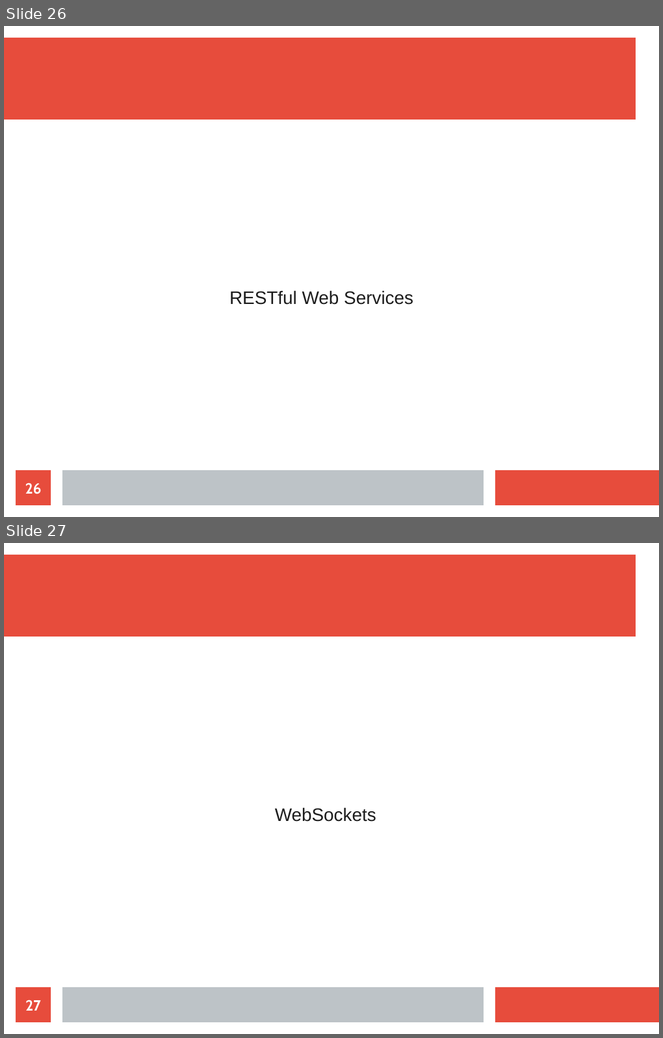
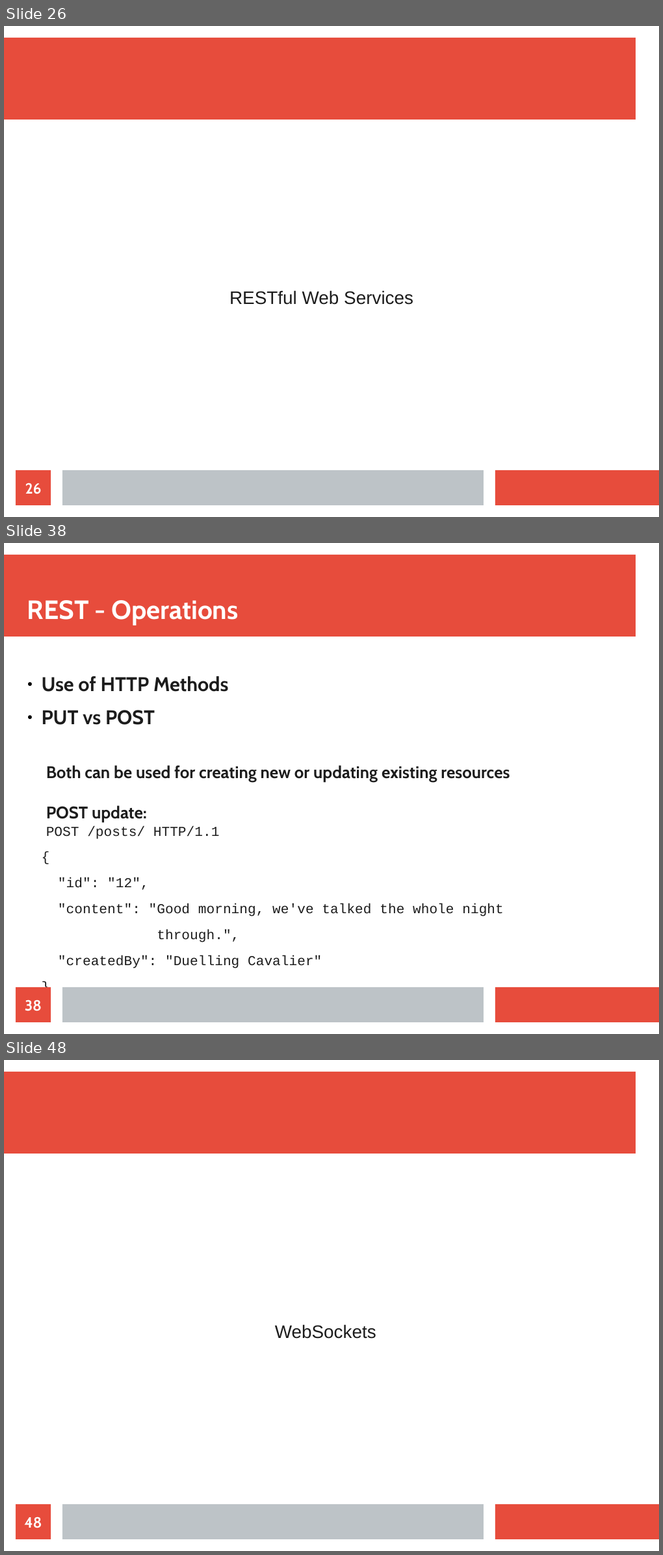
Before and after one commit to maxotta/pia-labs, a slide deck: lectures/ws_wsockets/ws_wsockets.odp. Shown one above the other, each under a label of ours: slides 26 and 27 before the commit, slides 26, 38 and 48 after it; the slides between them are not shown. The pictures are 663x1038 and 663x1555 pixels, drawn with LibreOffice and Linux fonts; fonts in the diff are those of the drawing. Boxes give left, top, right and bottom in pixels: in the first picture for what was removed or moved away, otherwise in the second. Text is boxed around its words. In the diff, an @@ line names an element or a change of style, - is before the commit and + after.

```diff
--- a/lectures/ws_wsockets/ws_wsockets.odp
+++ b/lectures/ws_wsockets/ws_wsockets.odp
@@ slide 38 added at <box>4,543,659,1034</box>, background #FFFFFF; not listed: 3 template elements that a slide beside it also shows @@
@@ title added at <box>27,600,239,626</box>, 32 pt, text #FFFFFF, bold @@
+REST - Operations
@@ text added at <box>42,676,510,969</box>, 16.6 pt, text #1C1C1C @@
+● Use of HTTP Methods
+● PUT vs POST
+  Both can be used for creating new or updating existing resources
+  POST update:
+  POST /posts/ HTTP/1.1
+{
+"id": "12",
+"content": "Good morning, we've talked the whole night
+through.",
+"createdBy": "Duelling Cavalier"
+}
@@ page number added at <box>16,988,51,1023</box>, fill #E74C3C, 18 pt, text #FFFFFF, bold @@
+38
@@ what was slide 27 is now slide 48 @@
@@ page number at <box>24,1517,42,1529</box>: text changed @@
-27
+48
```
Also in this commit, not shown: 20 other slides added.
